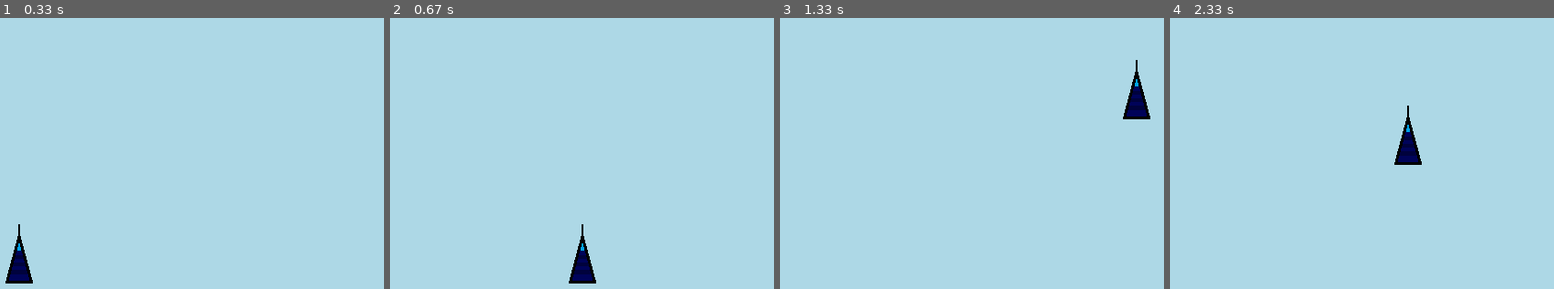
Above: before the commit, frames 1-4 (left to right).
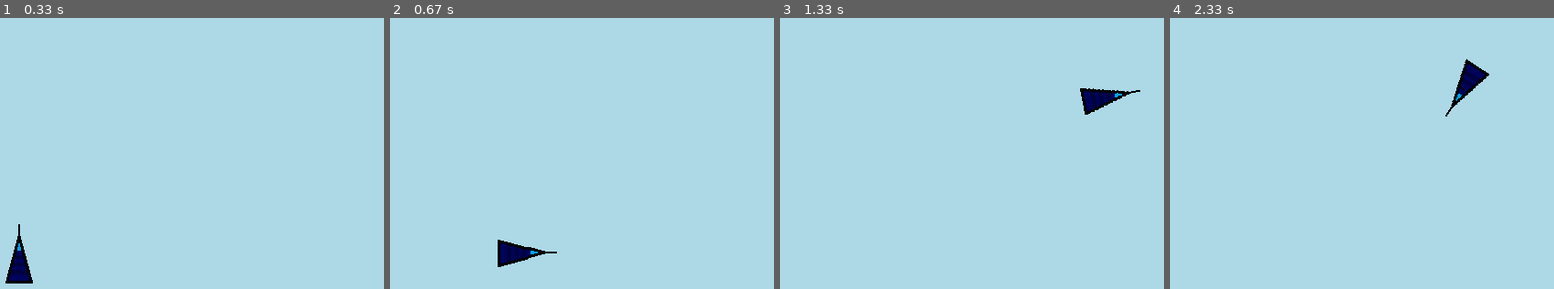
Above: after the commit, the same moments.

Repository: Zaul-2020/asteroids-pygame
Game: pygame game, started from Game.py
Two runs of this game, one before a commit and one after it. Both use one fixed random seed, a clock stepped at 60 frames per second and the inputs below.
Inputs:
- Up to frame 1 (0.33 s): no input
- Up to frame 2 (0.67 s): hold Right from 0.33 s (still down)
- Up to frame 3 (1.33 s): release Right at 0.8 s; hold Up 0.83-1.13 s; hold Right from 1.17 s (still down)
- Up to frame 4 (2.33 s): release Right at 1.63 s; hold Left 1.67-2.2 s; hold Down from 2.23 s (still down)

Frame 1 is identical in both runs. In frame 2, 1.4% of the frame differs, in the area x 28-54%, y 76-98%; in frame 3, 1.4%; in frame 4, 1.4%.

Commit message:
slide movement for spaceship

Diff:
--- a/Assets/utils/Player.py
+++ b/Assets/utils/Player.py
@@ -6,24 +6,78 @@
   def __init__(self, x, y):
     super().__init__()
 
-    self.image = pygame.image.load('Assets/spaceship.png').convert()
+    self.origin_image = pygame.image.load('Assets/spaceship.png').convert()
+    self.image = self.origin_image
     self.rect = self.image.get_rect()
 
-    self.rect.center = (x,y)
+    self.origin_image.set_colorkey((255, 255, 255))
 
 
-#   TODO: Add spaceship slide movement
-    self.image.set_colorkey((255, 255, 255))
+
+
+# TODO: finish slide movement
+# ========== spaceship movement logic ===========
+
+# player attributes
+    self.position = pygame.math.Vector2(x,y)
+    self.velocity = pygame.math.Vector2(0,0)
+    self.facing_dir = pygame.math.Vector2(0, -1)
+
+
+
+
+# player constants
+    self.turn_speed = 0.20
+    self.acceleration = 1.2
+    self.friction = 0.90
+    self.max_speed = 14
+
+
+
 
 
   def move(self):
-      keys = pygame.key.get_pressed()
+    self.keys = pygame.key.get_pressed()
 
-      if keys[pygame.K_UP]:
-        self.rect.y -= 10
-      if keys[pygame.K_DOWN]:
-        self.rect.y += 10
-      if keys[pygame.K_RIGHT]:
-        self.rect.x += 10
-      if keys[pygame.K_LEFT]:
-        self.rect.x -= 10
+    move_dir = pygame.math.Vector2(0, 0)
+
+
+
+    if self.keys[pygame.K_UP]: move_dir.y -= 1
+    if self.keys[pygame.K_DOWN]: move_dir.y += 1
+    if self.keys[pygame.K_RIGHT]: move_dir.x += 1
+    if self.keys[pygame.K_LEFT]: move_dir.x -= 1
+
+
+
+    if move_dir.length() > 0:
+      move_dir = move_dir.normalize()
+
+      # FIXED: Shifting these lines inside the block locks rotation when you release keys
+      self.facing_dir += (move_dir - self.facing_dir) * self.turn_speed
+      self.facing_dir = self.facing_dir.normalize()
+
+
+    self.velocity += move_dir * self.acceleration
+
+
+    if self.velocity.length() > self.max_speed:
+      self.velocity.scale_to_length(self.max_speed)
+
+
+
+    angle = -pygame.math.Vector2(0, -1).angle_to(self.facing_dir)
+
+
+    self.image = pygame.transform.rotate(self.origin_image, angle)
+
+    old_center = self.rect.center
+    self.rect = self.image.get_rect()
+    self.rect.center = old_center
+
+
+    self.velocity *= self.friction
+
+
+    self.position += self.velocity
+    self.rect.center = (int(self.position.x), int(self.position.y))
--- a/Game.py
+++ b/Game.py
@@ -1,4 +1,5 @@
 import pygame
+
 import Assets.utils.Player
 
 pygame.init()
@@ -21,10 +22,10 @@
   while running:
     clock.tick(60)
 
+    player.move()
+
     screen.fill('light blue')
     screen.blit(player.image, player.rect)
-
-    player.move()
 
     for event in pygame.event.get():
 
